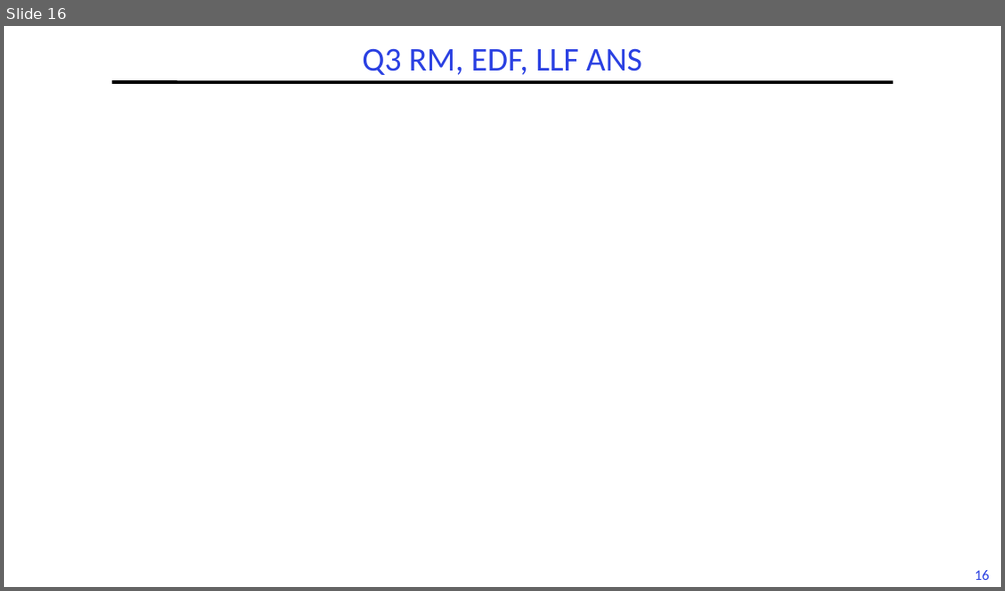
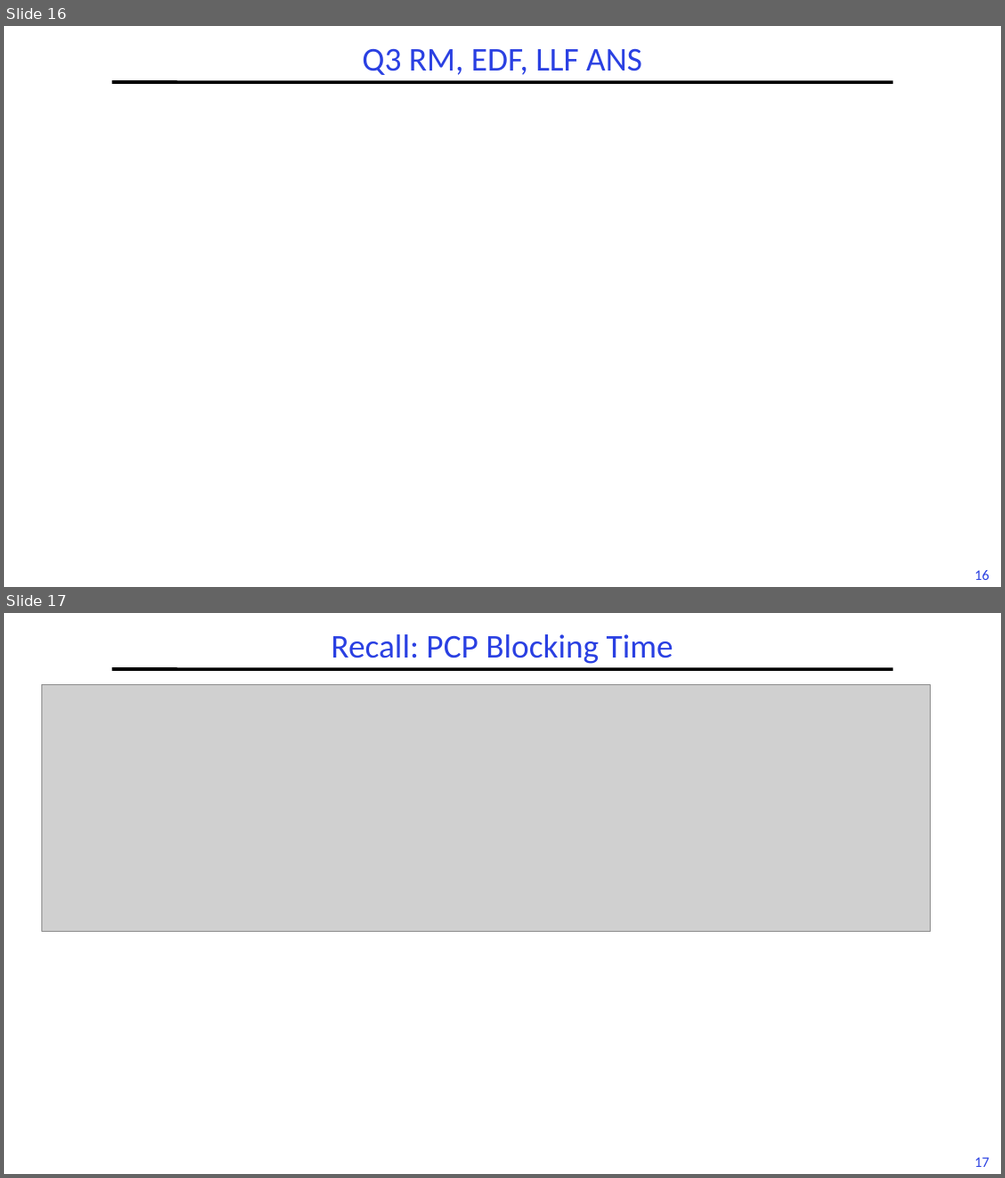
Before and after one commit to guhofstra/CSC256Fa25, a slide deck: PPTs/L6-Exercises ANS.pptx. Shown one above the other, each under a label of ours: slide 16 before the commit, slides 16 and 17 after it. The pictures are 1005x591 and 1005x1178 pixels, drawn with LibreOffice and Linux fonts; fonts in the diff are those of the drawing; grey boxes stand for pictures. Boxes give left, top, right and bottom in pixels: in the first picture for what was removed or moved away, otherwise in the second. Text is boxed around its words. In the diff, an @@ line names an element or a change of style, - is before the commit and + after.

```diff
--- a/PPTs/L6-Exercises ANS.pptx
+++ b/PPTs/L6-Exercises ANS.pptx
@@ slide 17 added at [4, 613, 1001, 1174], background #FFFFFF; not listed: 2 template elements that a slide beside it also shows @@
@@ title added at [331, 634, 673, 664], 32 pt, text #2A40E2 @@
+Recall: PCP Blocking Time
@@ picture added at [41, 685, 930, 931] @@
```
Also in this commit, not shown: 12 other slides added, 3 other files.
